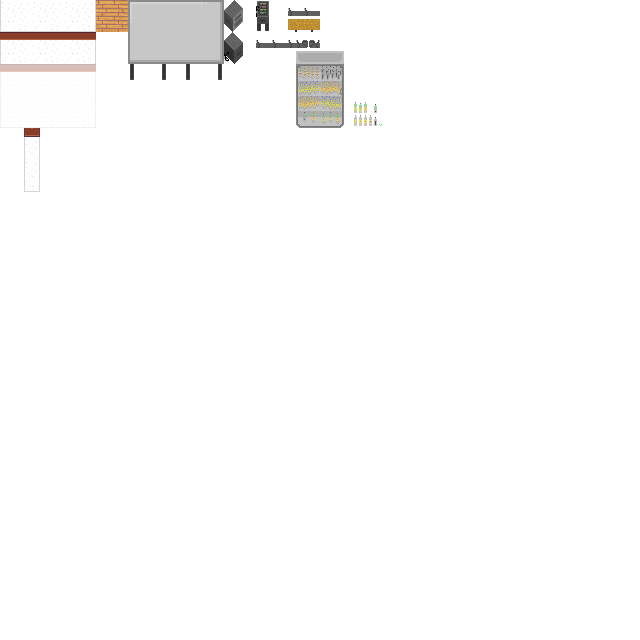
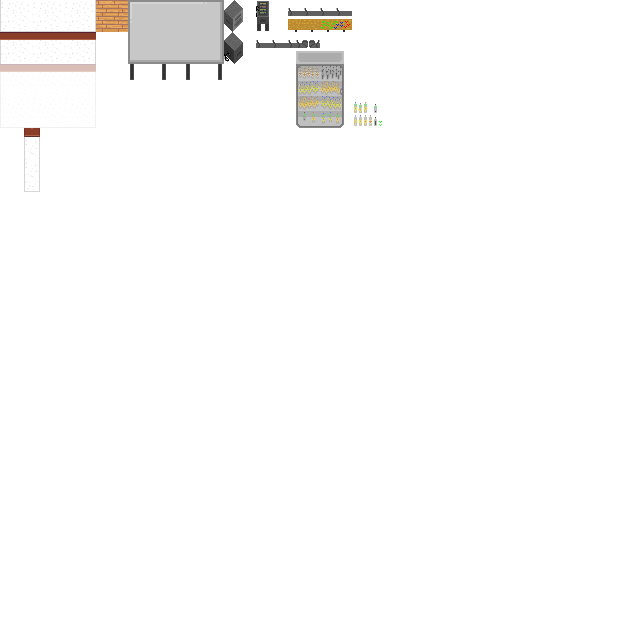
Before/after of a 640x640 layered artwork. What changed in the layer stack:
painted on "Ebene" over [320, 8, 382, 123]
